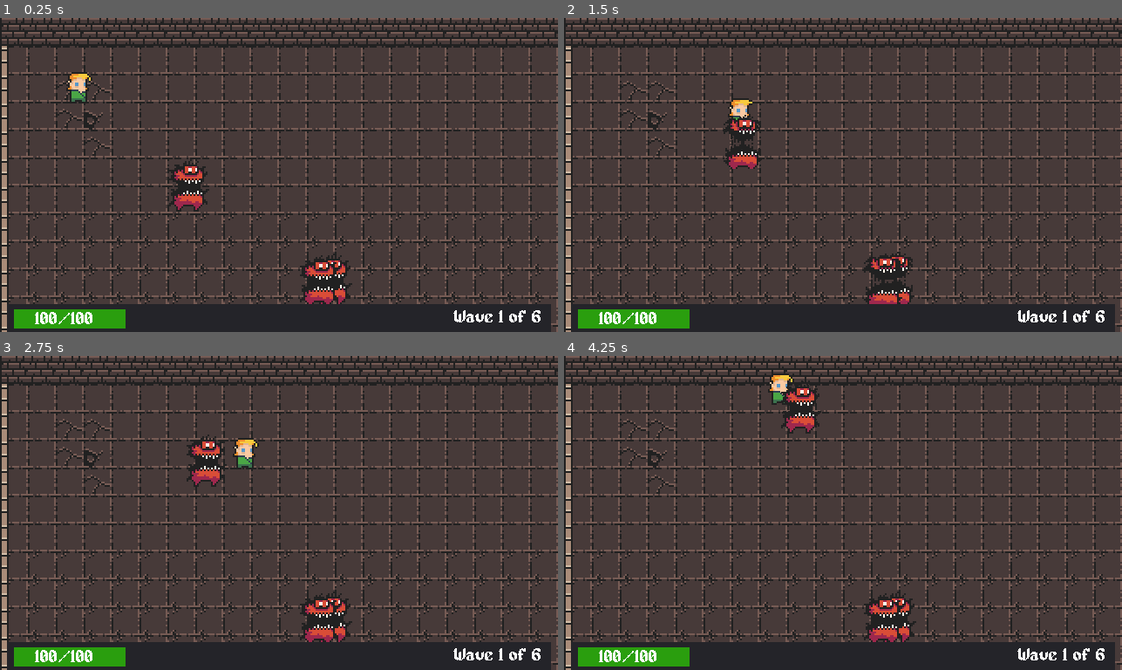
Above: before the commit, frames 1-4 (two rows, left to right).
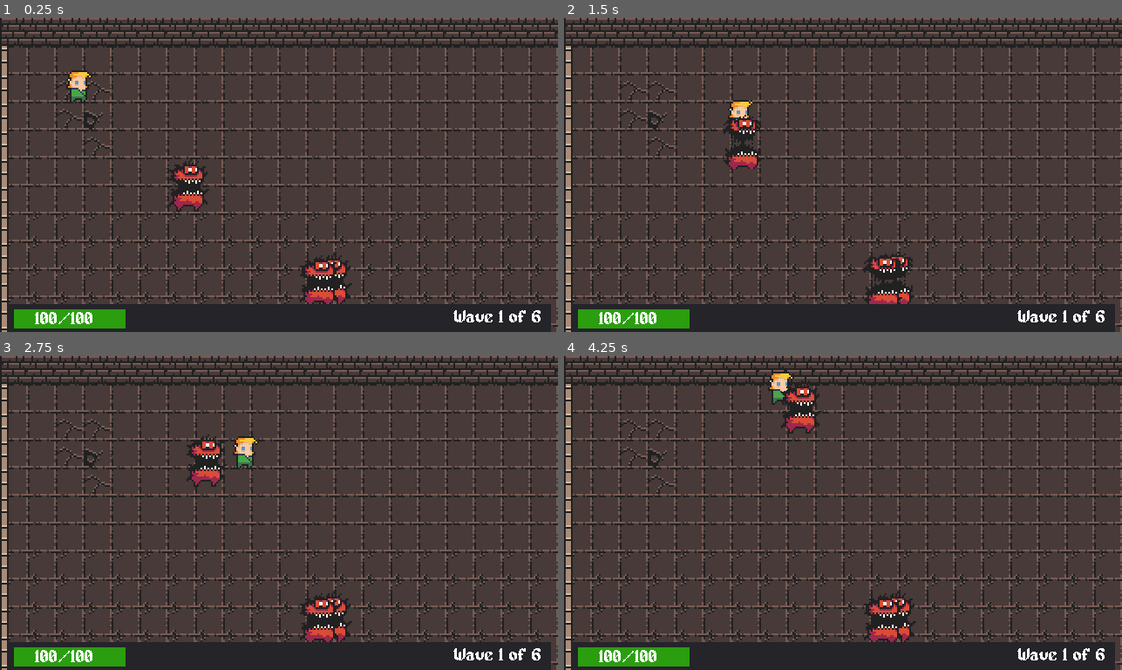
Above: after the commit, the same moments.

Repository: sandroscosta/uevora-dungeon-legacy
Game: Godot game, scene res://src/scenes/Game.tscn
The game is run twice, just before and just after one commit, with the same random seed, the same clock (stepped at 60 frames per second) and the same inputs.
Inputs:
- Up to frame 1 (0.25 s): no input
- Up to frame 2 (1.5 s): hold Right (ui_right) 0.53-1.28 s; hold Down (ui_down) from 1.28 s (still down)
- Up to frame 3 (2.75 s): release Down (ui_down) at 2.03 s; hold Right (ui_right) from 2.03 s (still down)
- Up to frame 4 (4.25 s): release Right (ui_right) at 2.78 s; hold Up (ui_up) 2.78-3.53 s; hold Left (ui_left) from 3.53 s (still down)

The runs differ from the first frame. In frame 1, 0.2% of the frame differs, in the area x 11-17%, y 16-28%; in frame 2, 0.1%; in frame 3, 0.2%; in frame 4, 0.2%.

Commit message:
feat: add hurtbox to player

Diff:
--- a/src/scenes/EnemyBase.tscn
+++ b/src/scenes/EnemyBase.tscn
@@ -17,10 +17,12 @@
 [sub_resource type="CapsuleShape2D" id=2]
 height = 0.0
 
+[sub_resource type="ShaderMaterial" id=4]
+
 [sub_resource type="CircleShape2D" id=3]
 radius = 56.0
 
-[node name="EnemyBase" type="KinematicBody2D"]
+[node name="EnemyBase" type="KinematicBody2D" groups=["enemies"]]
 collision_layer = 2
 collision_mask = 3
 script = ExtResource( 5 )
@@ -31,7 +33,7 @@
 frame = 3
 playing = true
 
-[node name="CollisionShape2D" type="CollisionShape2D" parent="."]
+[node name="AttackCollision" type="CollisionShape2D" parent="."]
 position = Vector2( 0, 8 )
 shape = SubResource( 2 )
 
@@ -39,6 +41,8 @@
 collision_mask = 2
 
 [node name="CollisionShape2D" type="CollisionShape2D" parent="ChaseArea"]
+modulate = Color( 0.188235, 0.176471, 0.411765, 1 )
+material = SubResource( 4 )
 shape = SubResource( 3 )
 
 [connection signal="body_entered" from="ChaseArea" to="." method="_on_ChaseArea_body_entered"]
--- a/src/scenes/Player.tscn
+++ b/src/scenes/Player.tscn
@@ -33,13 +33,17 @@
 radius = 6.0
 height = 0.0
 
+[sub_resource type="CapsuleShape2D" id=3]
+radius = 7.0
+height = 4.0
+
 [node name="Player" type="KinematicBody2D" groups=["player"]]
 script = ExtResource( 1 )
 
 [node name="AnimatedSprite" type="AnimatedSprite" parent="."]
 frames = SubResource( 2 )
 animation = "idle"
-frame = 2
+frame = 3
 playing = true
 
 [node name="CollisionShape2D" type="CollisionShape2D" parent="."]
@@ -50,3 +54,15 @@
 current = true
 limit_left = 0
 limit_top = 0
+
+[node name="HurtBox" type="Area2D" parent="."]
+collision_layer = 2
+collision_mask = 5
+
+[node name="CollisionShape2D" type="CollisionShape2D" parent="HurtBox"]
+modulate = Color( 1, 0, 0, 1 )
+self_modulate = Color( 0, 0.784314, 0.996078, 1 )
+position = Vector2( 0, 5 )
+shape = SubResource( 3 )
+
+[connection signal="body_entered" from="HurtBox" to="." method="_on_HurtBox_body_entered"]
--- a/src/scripts/EnemyBase.gd
+++ b/src/scripts/EnemyBase.gd
@@ -1,6 +1,7 @@
 extends KinematicBody2D
 
 export (int) var health_points = 20
+export (int) var damage = 5
 var speed : int = 50
 var chase : bool = false
 
@@ -19,3 +20,6 @@
 func handle_hit(damage):
 	# body.has_method("handle_hit")
 	health_points -= damage
+
+func deal_damage():
+	return damage
--- a/src/scripts/Player.gd
+++ b/src/scripts/Player.gd
@@ -1,7 +1,11 @@
 extends KinematicBody2D
 
+export (int) var health = GameState.get_max_hp()
 export(int) var SPEED = 75
 var velocity: Vector2 = Vector2.ZERO
+
+func _ready():
+	pass
 
 func get_input():
 	velocity = Vector2(
@@ -12,3 +16,16 @@
 func _physics_process(_delta):
 	get_input()
 	velocity = move_and_slide(velocity)
+	die()
+	print(GameState.player_hp)
+
+func die():
+	if GameState.player_hp <= 0:
+		print("DEAD")
+
+
+
+func _on_HurtBox_body_entered(body):
+	if body.is_in_group("enemies"):
+		if body.has_method("deal_damage"):
+			GameState.player_hp -= body.deal_damage()
Not shown: 1 places in src/scenes/EnemyBase.tscn that only renumber resources
Not shown: 1 places in src/scenes/Player.tscn that only renumber resources
